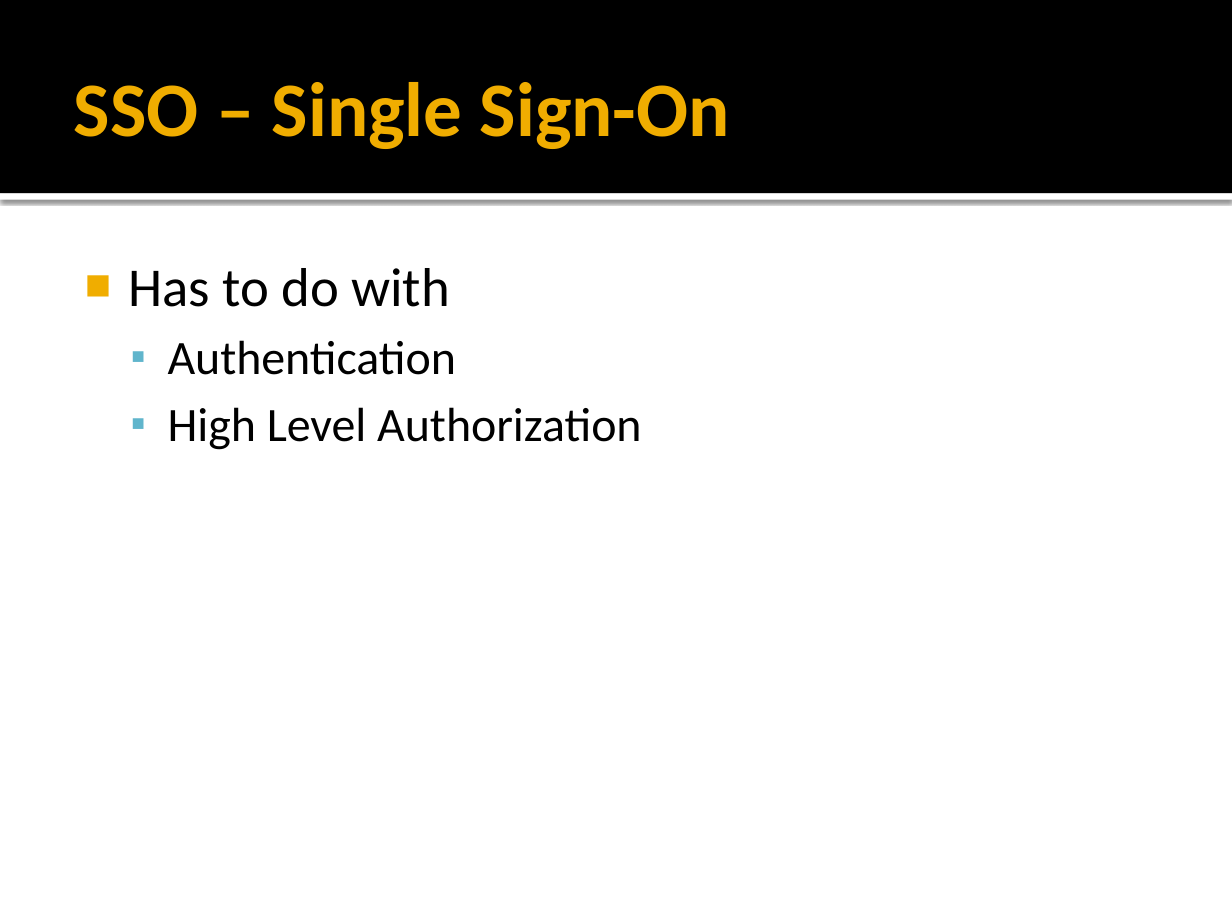
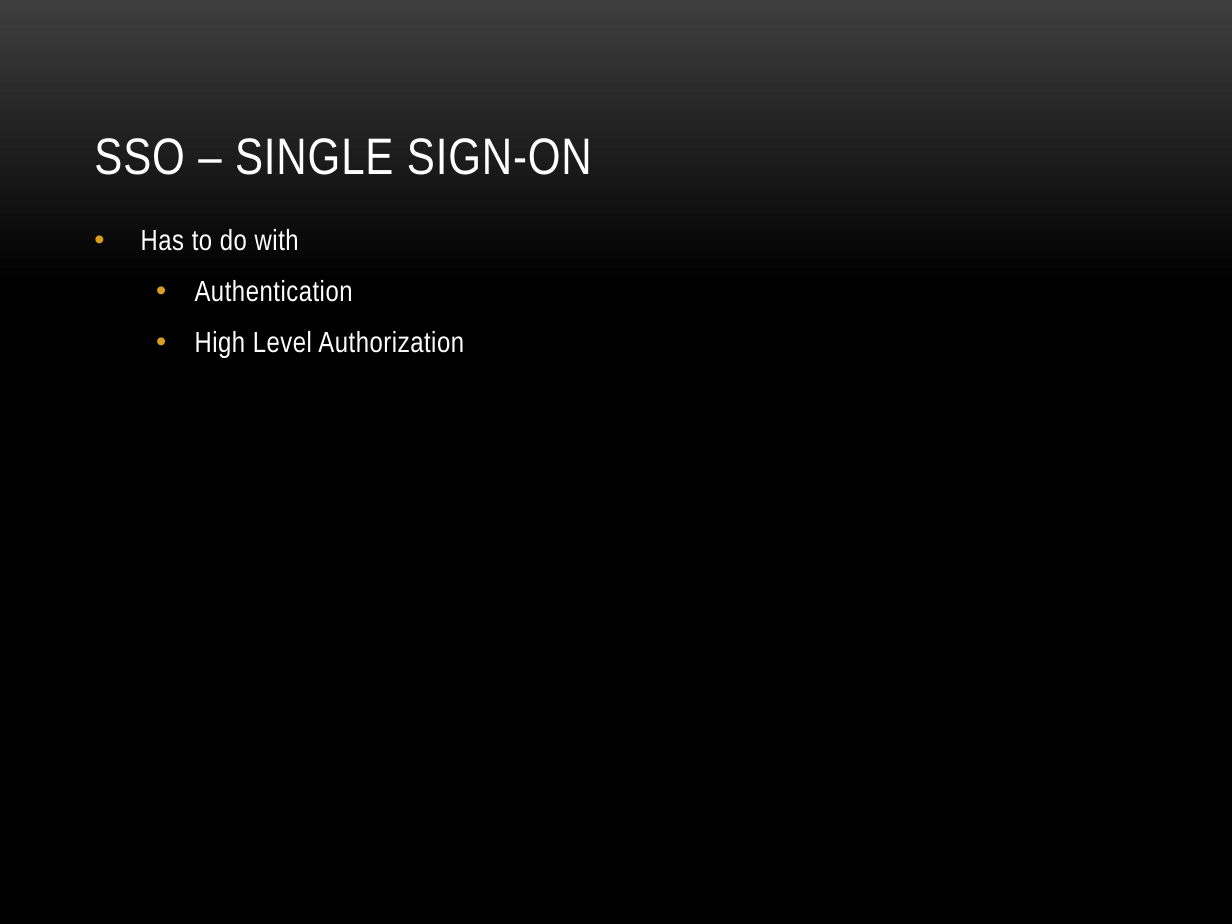
Before and after one commit to anibalvelarde/SSOExample, a slide deck: slide 5 of SSOPresentation/IAM_SSO.pptx (slide 4 before the commit). Drawn at 1232x924 pixels with LibreOffice and Linux fonts; fonts in the diff are those of the drawing; background and template pictures are left out. Boxes give left, top, right and bottom in pixels: in the first picture for what was removed or moved away, otherwise in the second. Text is boxed around its words. In the diff, an @@ line names an element or a change of style, - is before the commit and + after.

```diff
--- a/SSOPresentation/IAM_SSO.pptx
+++ b/SSOPresentation/IAM_SSO.pptx
@@ background #FFFFFF to picture (left out) @@
@@ rectangle removed at (x1=0, y1=0, x2=1232, y2=193) @@
@@ title "SSO – SINGLE SIGN-ON" at (x1=94, y1=138, x2=592, y2=175): vertical alignment middle to bottom @@
@@ title at (x1=94, y1=138, x2=592, y2=175): text changed; size 45 to 30 pt; font Calibri to Arial Narrow; text colour #F0AD00 to #FFFFFF; bold off @@
-SSO – Single Sign-On
+SSO – SINGLE SIGN-ON
@@ rectangle removed at (x1=0, y1=193, x2=1232, y2=200) @@
@@ text "Has to do with" moved from (x1=128, y1=268, x2=641, y2=450) to (x1=141, y1=229, x2=464, y2=358) @@
@@ text "Has to do with" at (x1=141, y1=229, x2=464, y2=358): size 32 to 17 pt in "Has to do with"; font Calibri to Arial Narrow, text colour #000000 to #FFFFFF, letter spacing 0 to 0.3 pt; size 28 to 17 pt in "Authentication", "High Level Authorization"; bullet ■ to •; more space between paragraphs; bullet colour #F0AD00 to #DC9E1F; bullet ▪ to •; bullet colour #60B5CC to #DC9E1F @@
```
Also in this commit, not shown: 15 other slides changed, 7 slides added, 4 slides removed.
